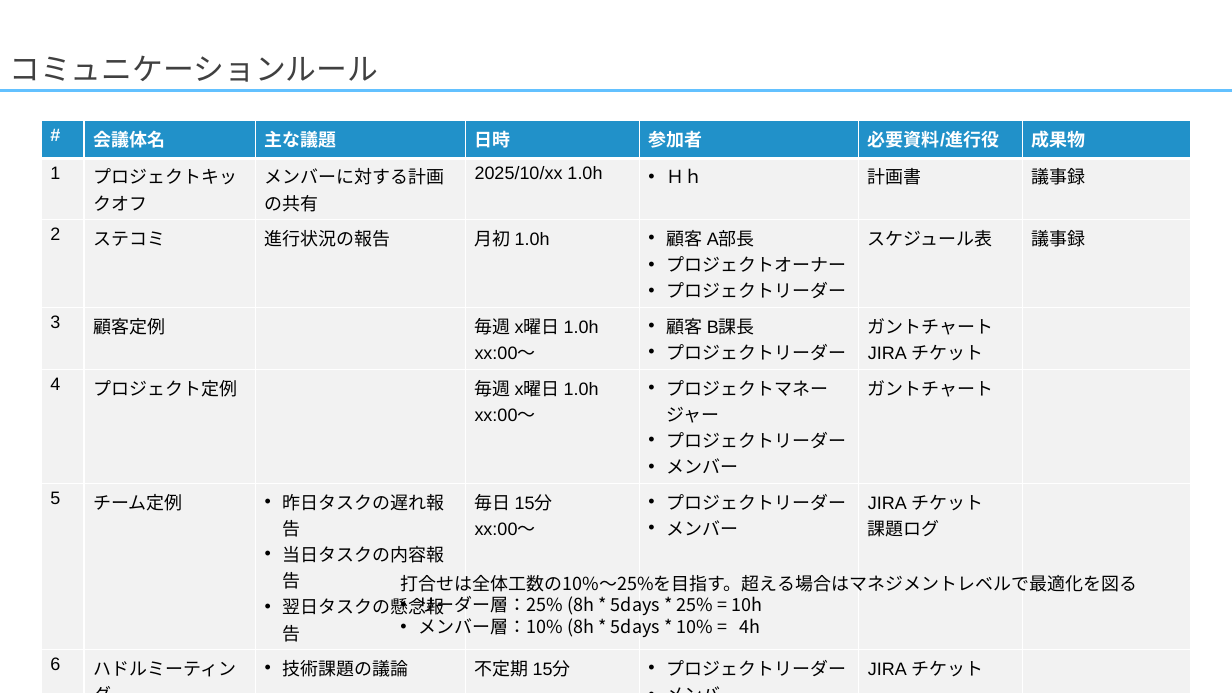
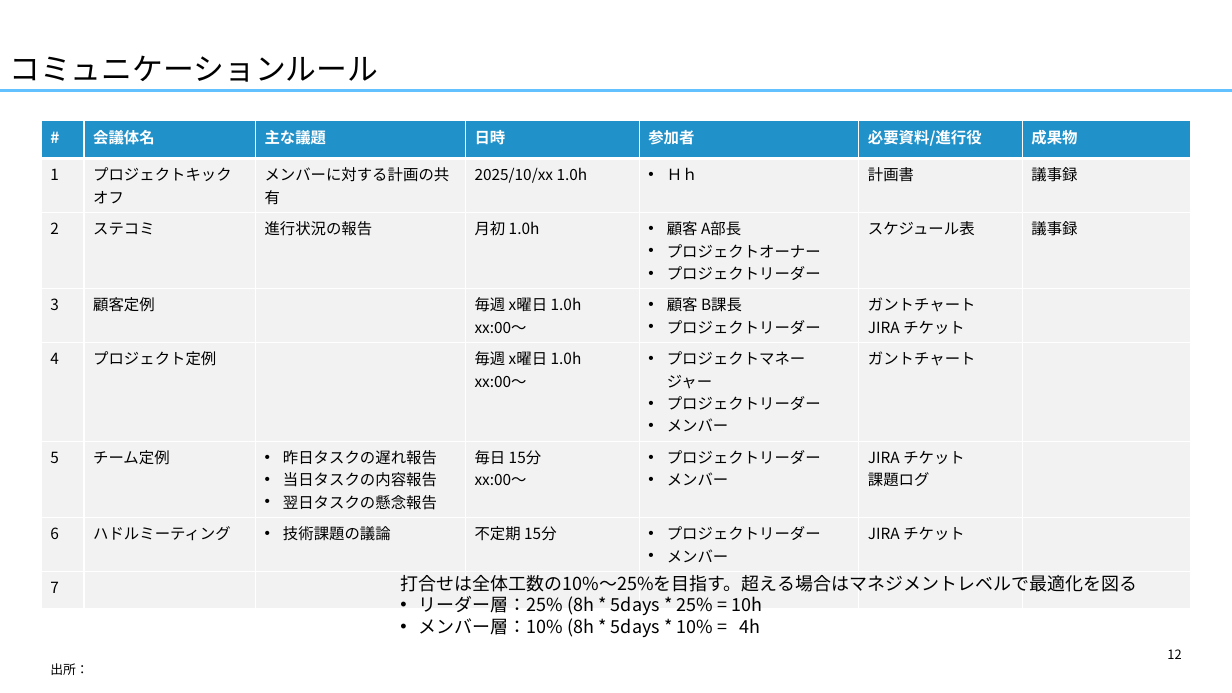
Before and after one commit to yuzucha16/dotfiles, a slide deck: slide 12 of office/Blank.potx (slide 9 before the commit). Drawn at 1232x693 pixels with LibreOffice and Linux fonts; fonts in the diff are those of the drawing. Boxes give left, top, right and bottom in pixels: in the first picture for what was removed or moved away, otherwise in the second. Text is boxed around its words. In the diff, an @@ line names an element or a change of style, - is before the commit and + after.

```diff
--- a/office/Blank.potx
+++ b/office/Blank.potx
@@ title "コミュニケーションルール" at (9,55,378,82): text colour #404040 to #000000 @@
@@ table at (42,121,1190,597) @@
@@ size 14 to 12 pt, font Arial to Noto Sans CJK JP @@
@@ text "出所：" rewrapped from (50,657,88,664) to (50,663,88,675) @@
@@ page number added at (1167,649,1181,659), 10 pt, text #000000 @@
+12
```
Also in this commit, not shown: 24 other slides changed, 4 slides added.
